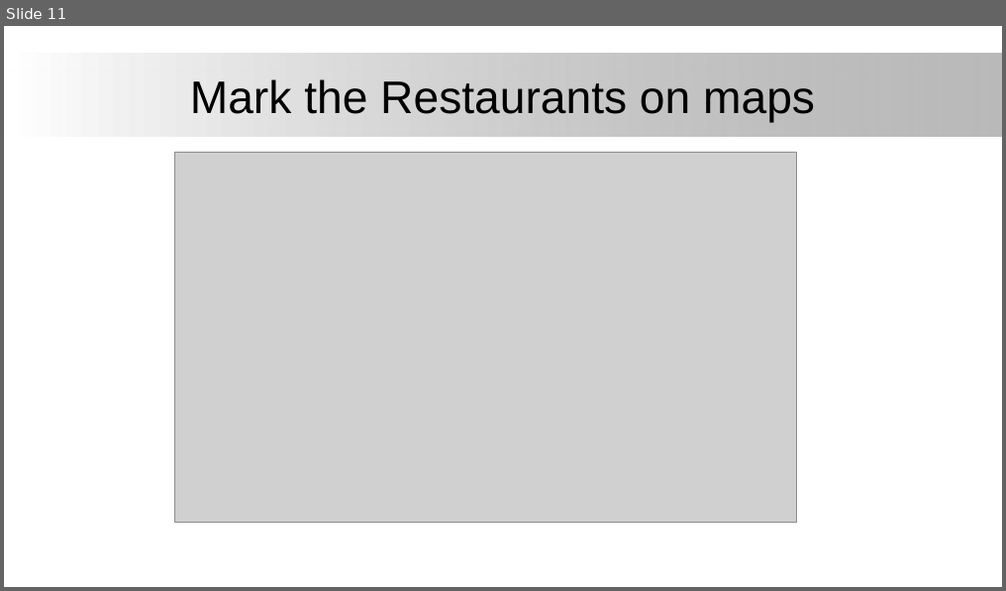
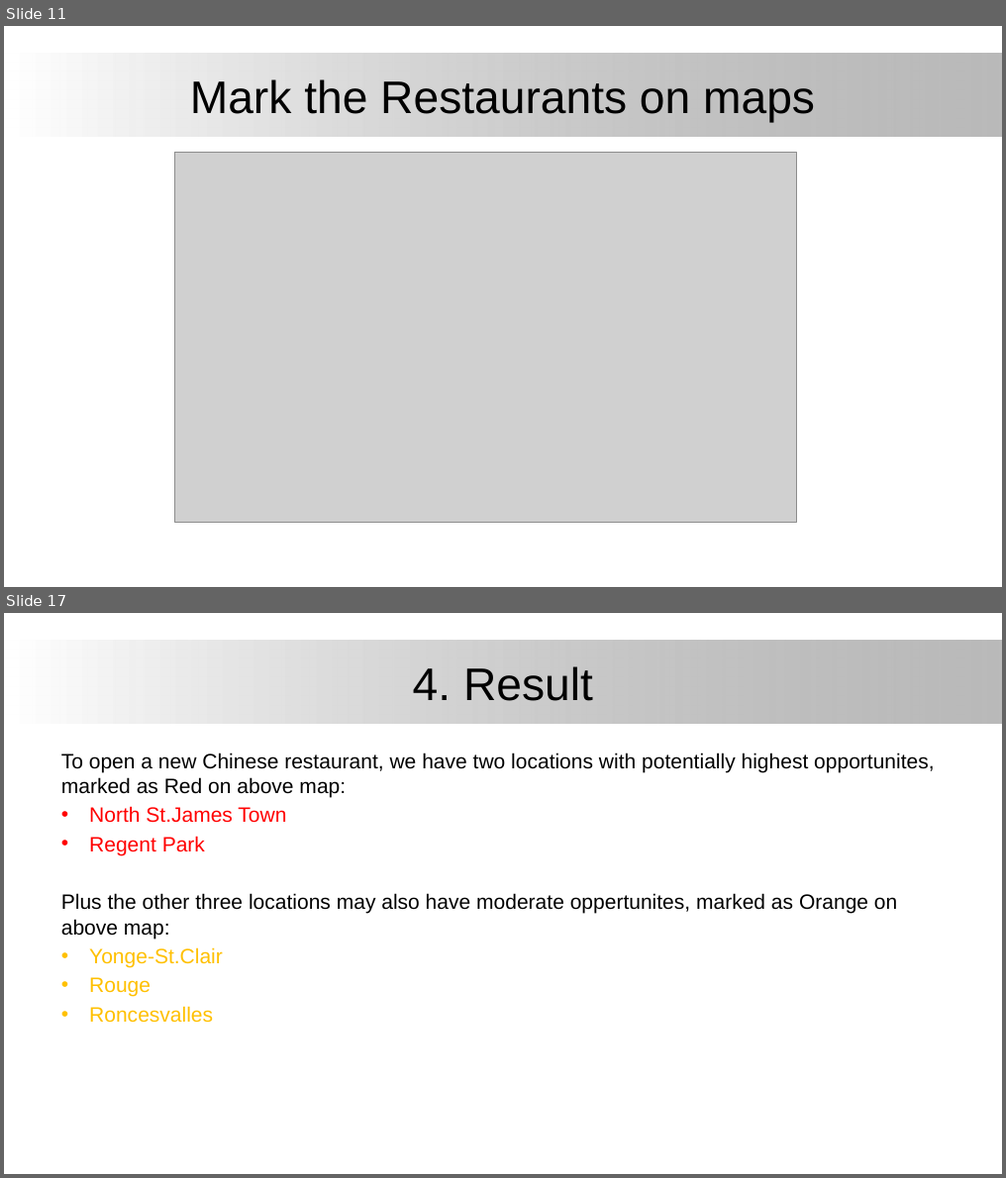
Before and after one commit to BinYuOnCa/Coursera, a slide deck: IBM_DataScience/AppliedDataScienceCapstone/Assignments/Business Location Explore in Toronto.pptx. Shown one above the other, each under a label of ours: slide 11 before the commit, slides 11 and 17 after it; the slides between them are not shown. The pictures are 1006x591 and 1006x1178 pixels, drawn with LibreOffice and Linux fonts; fonts in the diff are those of the drawing; grey boxes stand for pictures; background and template pictures are left out. Boxes give left, top, right and bottom in pixels: in the first picture for what was removed or moved away, otherwise in the second. Text is boxed around its words. In the diff, an @@ line names an element or a change of style, - is before the commit and + after.

```diff
--- a/IBM_DataScience/AppliedDataScienceCapstone/Assignments/Business Location Explore in Toronto.pptx
+++ b/IBM_DataScience/AppliedDataScienceCapstone/Assignments/Business Location Explore in Toronto.pptx
@@ slide 17 added at box(4, 613, 1002, 1174), background #FFFFFF; not listed: 1 template element that a slide beside it also shows @@
@@ title added at box(413, 666, 593, 701), 44 pt, text #000000 @@
+4. Result
@@ text added at box(61, 753, 934, 1023), 20 pt, text #000000 @@
+To open a new Chinese restaurant, we have two locations with potentially highest opportunites, marked as Red on above map:
+• North St.James Town
+• Regent Park
+Plus the other three locations may also have moderate oppertunites, marked as Orange on above map:
+• Yonge-St.Clair
+• Rouge
+• Roncesvalles
```
Also in this commit, not shown: 8 slides changed, 3 other slides added.
